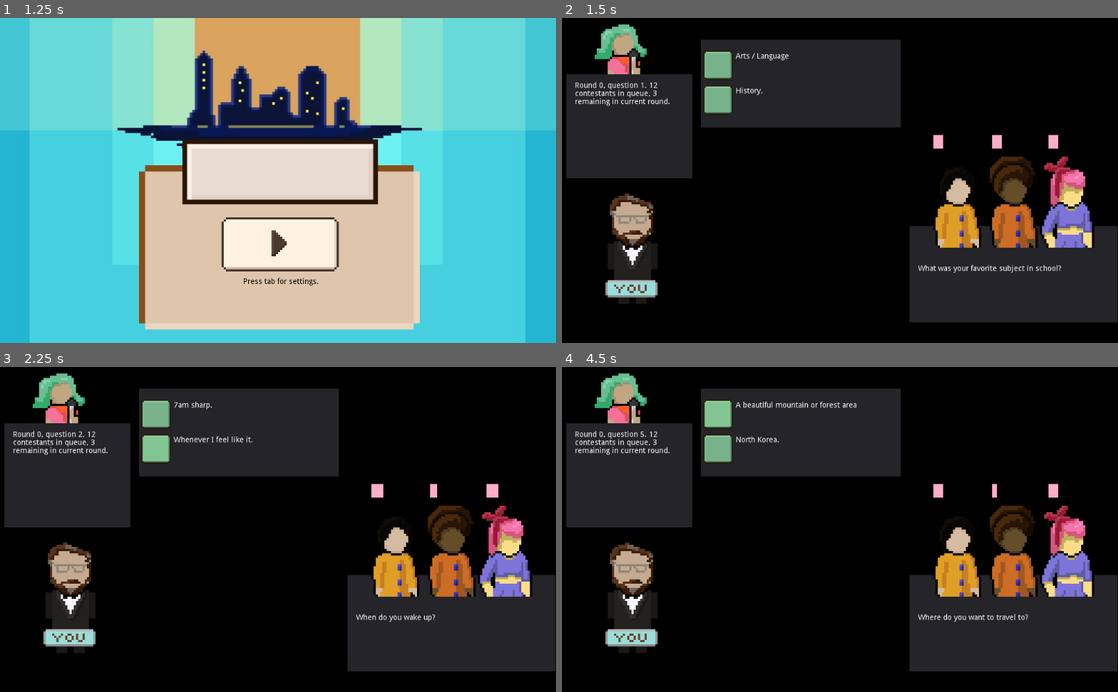
Above: before the commit, frames 1-4 (two rows, left to right).
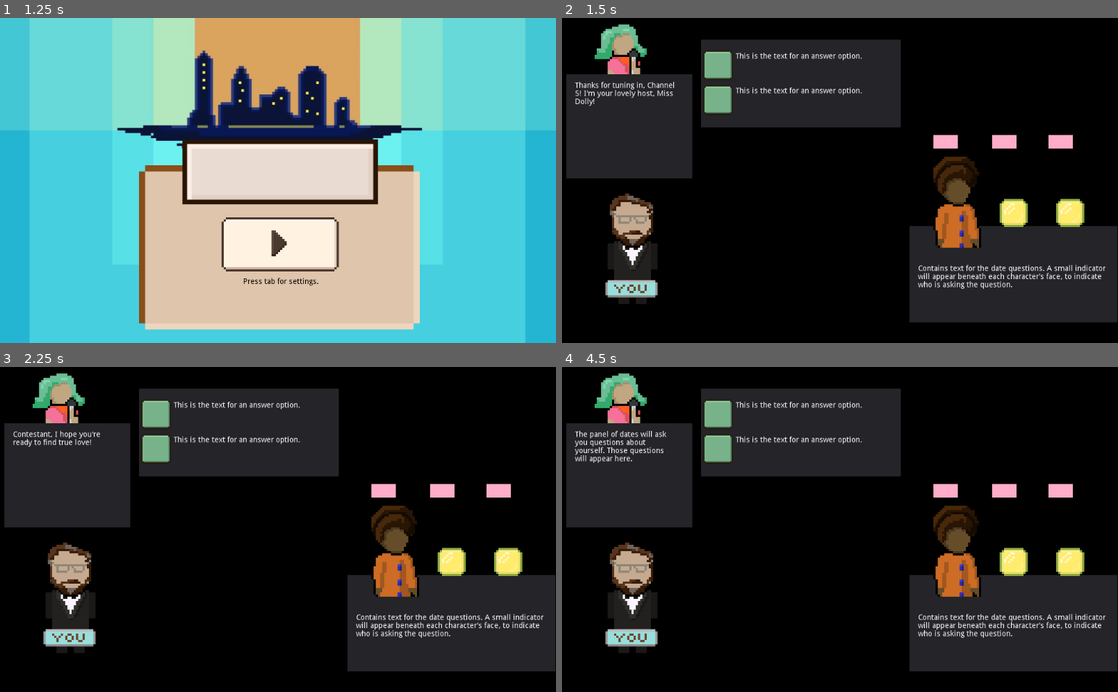
Above: after the commit, the same moments.

Repository: Clover10123/Subtraction
Game: Godot game, scene res://Scenes/MainScene.tscn
Same seed, same stepped clock (60 frames per second), same inputs: the game is played once before the commit and once after it.
Inputs (mouse positions are in pixels of both pictures, inside the frame that each line leads up to):
- Up to frame 1 (1.25 s): click (283, 342) at 0.5 s
- Up to frame 2 (1.5 s): click (845, 245) at 1.25 s
- Up to frame 3 (2.25 s): click (155, 448) at 2 s, where only the run before the commit has a clickable "History."
- Up to frame 4 (4.5 s): click (717, 415) at 2.75 s, where only the run before the commit has a clickable "7am sharp."; click (717, 415) at 3.5 s, where only the run before the commit has a clickable "Being interrupted"; click (717, 415) at 4.25 s, where only the run before the commit has a clickable "I’m a curious person"

Frame 1 is identical in both runs. In frame 2, 7.5% of the frame differs, in the area x 2-98%, y 10-84%; in frame 3, 7.4%; in frame 4, 7.6%.

Commit message:
Dating intro host dialogue

Diff:
--- a/Scenes/GameScene.tscn
+++ b/Scenes/GameScene.tscn
@@ -170,5 +170,6 @@
 texture = ExtResource( 10 )
 
 [node name="SettingsMenu" parent="." instance=ExtResource( 1 )]
+
 [connection signal="pressed" from="AnswerPanel/Option1" to="." method="_on_Option1_pressed"]
 [connection signal="pressed" from="AnswerPanel/Option2" to="." method="_on_Option2_pressed"]
--- a/Scenes/Scripts/GameScene.gd
+++ b/Scenes/Scripts/GameScene.gd
@@ -6,6 +6,7 @@
 const Question = preload("res://Scenes/Scripts/Question.gd")
 const Character = preload("res://Scenes/Scripts/Character.gd")
 onready var QUESTIONS_PATH = "res://questions.json"
+onready var HOST_PATH = "res://gameIntroDialogue.json"
 
 const modifier = 5
 const ROUND_QUESTION_NUM = 6
@@ -23,8 +24,8 @@
 var questionCounter = 0
 var roundQuestionNumber = 0
 var dates
-
-
+var introDialogue = []
+var introDialogueIndex = 0
 
 
 func _ready():
@@ -32,23 +33,43 @@
 	randomize()
 	var file = File.new()
 	var err = file.open(QUESTIONS_PATH, File.READ)
-	print("File status: " + str(err))
-	print("File path: " + file.get_path_absolute())
-	print("File len: " + str(file.get_len()))
+	assert(err == OK)
 	var content = file.get_as_text()
 	file.close()
 	var p = JSON.parse(content)
-	if p.error != OK:
-		print("Error line: " + str(p.get_error_line()))
-		print("Error: " + p.get_error_string())
-		print("Error code: " + str(p.error))
+	assert(p.error == OK)
 	for item in p.result:
 		var q = Question.new()
 		q.text = item.question
 		for i in range(0,4):
 			q.ans[i] = item.answers[i]
 		questions.push_back(q)
+
+	var hostFile = File.new()
+	var err2 = hostFile.open(HOST_PATH, File.READ)
+	assert(err2 == OK)
+	var hostContent = hostFile.get_as_text()
+	var p2 = JSON.parse(hostContent)
+	assert(p2.error == OK)
+	for item in p2.result:
+		introDialogue.push_back(item)
+
 	initIntro()
+
+func _input(event):
+	if event.is_action_pressed("click"):
+		click_handler()
+
+func click_handler():
+	if state == GameState.INTRO:
+		if introDialogueIndex < introDialogue.size()-1:
+			introDialogueIndex = introDialogueIndex+1
+			updateIntroDialogue()
+		else:
+			initDating()
+
+func updateIntroDialogue():
+	$GameShowHost/HostTextPanel/HostText.text = introDialogue[introDialogueIndex]
 
 func getCurrentQuestion():
 	return questions[(questionCounter+NUM_QUESTIONS-1)%NUM_QUESTIONS]
@@ -71,7 +92,11 @@
 	dates.update()
 
 func initDating():
+	state = GameState.PANEL
 	print("Init Dating")
+	$AnswerPanel/Option1.disabled = false
+	$AnswerPanel/Option2.disabled = false
+
 	questions.shuffle()
 	dates = Dates.new(rng, character, modifier)
 	for i in range(0,3):
@@ -116,8 +141,14 @@
 
 func initIntro():
 	print("Intro")
-	state = GameState.PANEL
-	initDating()
+	state = GameState.INTRO
+
+	# Disable buttons
+
+	$AnswerPanel/Option1.disabled = true
+	$AnswerPanel/Option2.disabled = true
+
+	updateIntroDialogue()
 
 func answer(e):
 	dates.processAnswer(e)
--- /dev/null
+++ b/gameIntroDialogue.json
@@ -0,0 +1,12 @@
+["Thanks for tuning in, Channel 5! I'm your lovely host, Miss Dolly!",
+"Contestant, I hope you're ready to find true love!",
+"To the right, we have a panel of dates. You'll see their Attraction Meter above them. ",
+"So how will you affect their… Affection? It's simple!",
+"The panel of dates will ask you questions about yourself. Those questions will appear here.",
+"You can respond to those questions in this panel here.",
+"The responses to these questions will change what the dates think of you. ",
+"If the Attraction Meter is filled up, then congratulations, you've found true love!",
+"However, if you disgust our dates, their Attraction Meters will go down.",
+"If we can't find you a loving match at the end of five rounds…",
+"You will win one million dollars!",
+"Ready to play?! Let's begin!"]
--- a/project.godot
+++ b/project.godot
@@ -10,7 +10,6 @@
 
 _global_script_classes=[  ]
 _global_script_class_icons={
-
 }
 
 [application]
@@ -84,6 +83,11 @@
 "events": [ Object(InputEventKey,"resource_local_to_scene":false,"resource_name":"","device":0,"alt":false,"shift":false,"control":false,"meta":false,"command":false,"pressed":false,"scancode":16777218,"unicode":0,"echo":false,"script":null)
  ]
 }
+click={
+"deadzone": 0.5,
+"events": [ Object(InputEventMouseButton,"resource_local_to_scene":false,"resource_name":"","device":0,"alt":false,"shift":false,"control":false,"meta":false,"command":false,"button_mask":0,"position":Vector2( 0, 0 ),"global_position":Vector2( 0, 0 ),"factor":1.0,"button_index":1,"pressed":false,"doubleclick":false,"script":null)
+ ]
+}
 
 [rendering]
 
